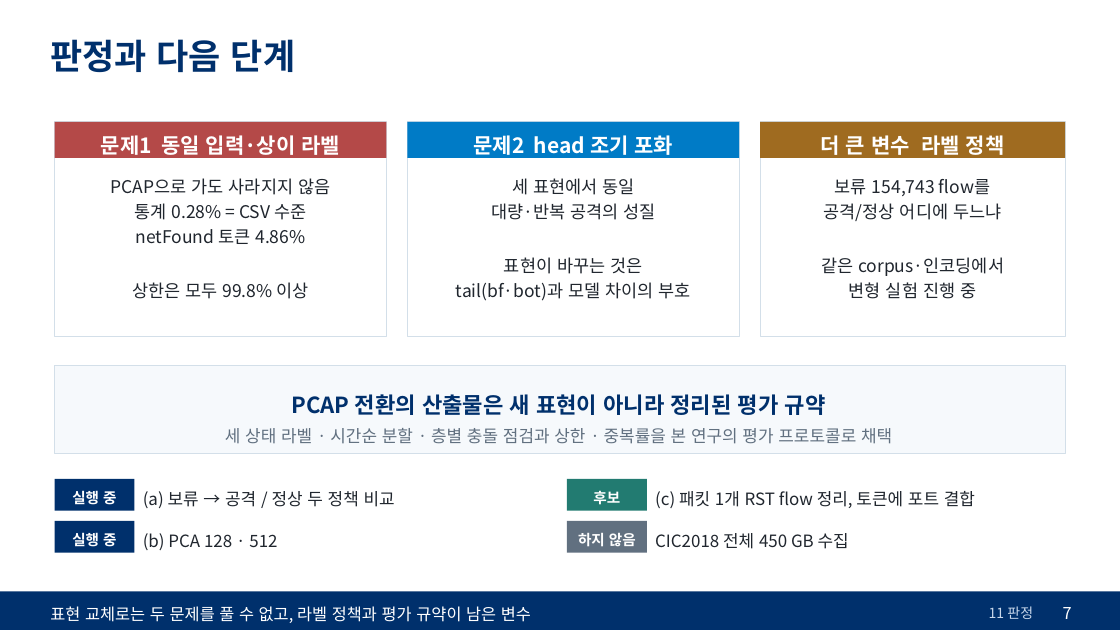
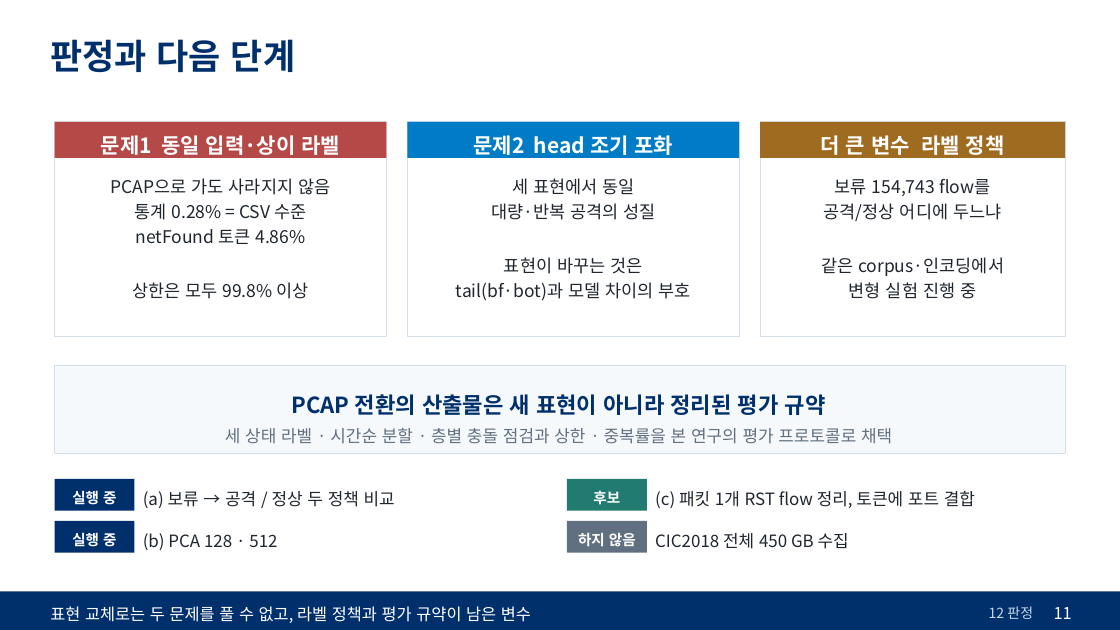
Before and after one commit to westpark9/imbal_cic, a slide deck: slide 11 of docs/slides/kor/20261104_PCAP_결과.pptx (slide 7 before the commit). Drawn at 1120x630 pixels with LibreOffice and Linux fonts; fonts in the diff are those of the drawing. Boxes give left, top, right and bottom in pixels: in the first picture for what was removed or moved away, otherwise in the second. Text is boxed around its words. In the diff, an @@ line names an element or a change of style, - is before the commit and + after.

```diff
--- a/docs/slides/kor/20261104_PCAP_결과.pptx
+++ b/docs/slides/kor/20261104_PCAP_결과.pptx
@@ text at <box>989,606,1033,619</box>: text changed @@
-11 판정
+12 판정
@@ text at <box>1054,607,1072,619</box>: text changed @@
-7
+11
```
Also in this commit, not shown: 6 other slides changed, 4 slides added, 20 other files.
